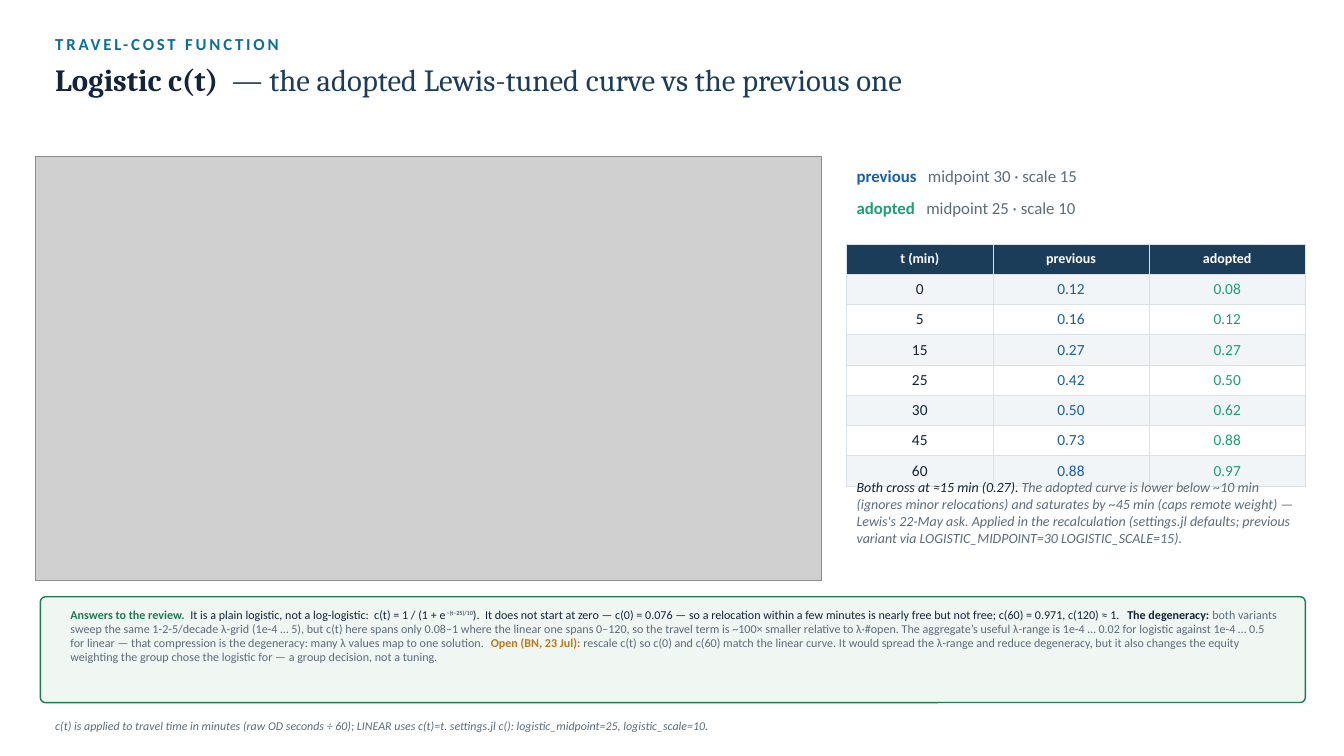
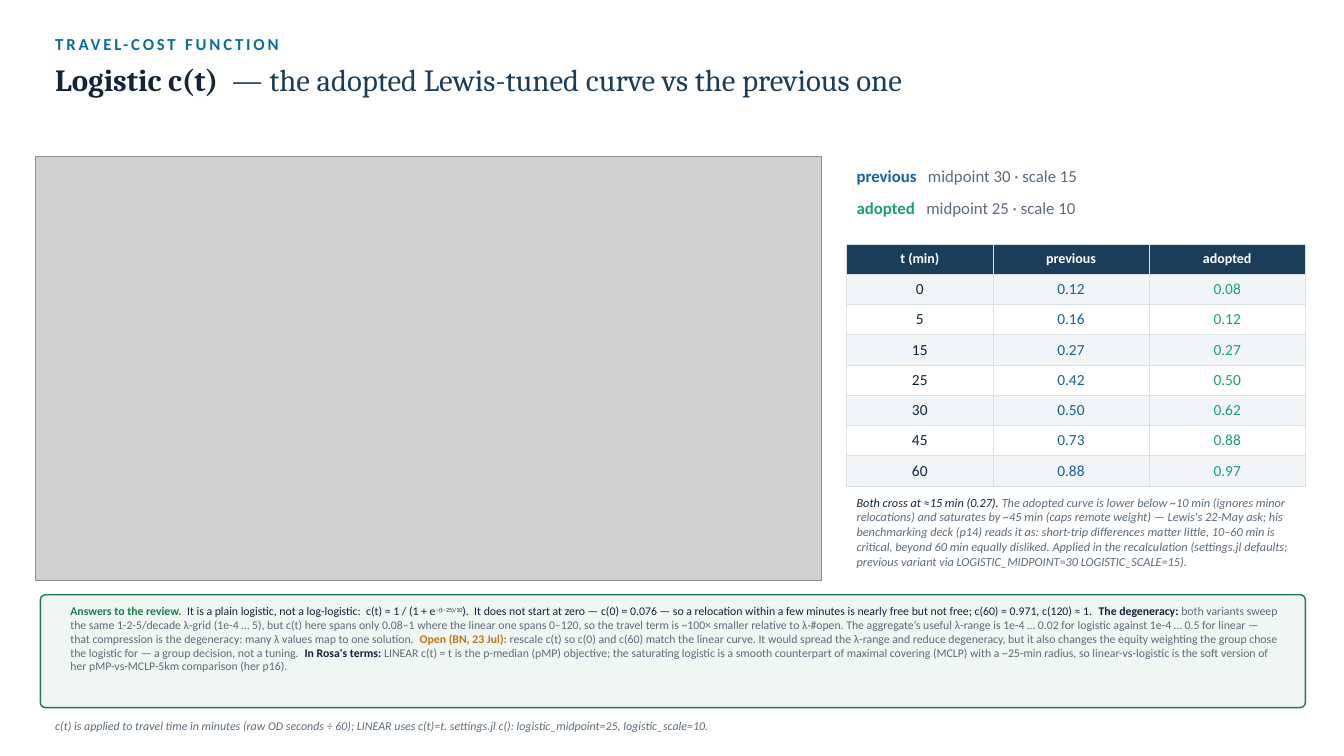
Before and after one commit to ObjectVision/NetworkModel_EU, a slide deck: slide 66 of doc/lambda_sweep5.pptx. Drawn at 1344x756 pixels with LibreOffice and Linux fonts; fonts in the diff are those of the drawing; grey boxes stand for pictures. Boxes give left, top, right and bottom in pixels: in the first picture for what was removed or moved away, otherwise in the second. Text is boxed around its words. In the diff, an @@ line names an element or a change of style, - is before the commit and + after.

```diff
--- a/doc/lambda_sweep5.pptx
+++ b/doc/lambda_sweep5.pptx
@@ text at (857, 498, 1287, 568): text changed; size 10 to 8.8 pt @@
-Both cross at ≈15 min (0.27). The adopted curve is lower below ~10 min (ignores minor relocations) and saturates by ~45 min (caps remote weight) — Lewis's 22-May ask. Applied in the recalculation (settings.jl defaults; previous variant via LOGISTIC_MIDPOINT=30 LOGISTIC_SCALE=15).
+Both cross at ≈15 min (0.27). The adopted curve is lower below ~10 min (ignores minor relocations) and saturates by ~45 min (caps remote weight) — Lewis's 22-May ask; his benchmarking deck (p14) reads it as: short-trip differences matter little, 10–60 min is critical, beyond 60 min equally disliked. Applied in the recalculation (settings.jl defaults; previous variant via LOGISTIC_MIDPOINT=30 LOGISTIC_SCALE=15).
@@ rounded rectangle: place and size @@
-rounded rectangle at (40, 597, 1306, 703)
+rounded rectangle at (40, 595, 1306, 708)
@@ rounded rectangle at (40, 595, 1306, 708): proportions changed @@
@@ text at (70, 606, 1278, 672): text changed; size 8.6 to 8.4 pt @@
-Answers to the review. It is a plain logistic, not a log-logistic: c(t) = 1 / (1 + e−(t−25)/10). It does not start at zero — c(0) = 0.076 — so a relocation within a few minutes is nearly free but not free; c(60) = 0.971, c(120) ≈ 1. The degeneracy: both variants sweep the same 1-2-5/decade λ-grid (1e-4 … 5), but c(t) here spans only 0.08–1 where the linear one spans 0–120, so the travel term is ~100× smaller relative to λ·#open. The aggregate’s useful λ-range is 1e-4 … 0.02 for logistic against 1e-4 … 0.5 for linear — that compression is the degeneracy: many λ values map to one solution. Open (BN, 23 Jul): rescale c(t) so c(0) and c(60) match the linear curve. It would spread the λ-range and reduce degeneracy, but it also changes the equity weighting the group chose the logistic for — a group decision, not a tuning.
+Answers to the review. It is a plain logistic, not a log-logistic: c(t) = 1 / (1 + e−(t−25)/10). It does not start at zero — c(0) = 0.076 — so a relocation within a few minutes is nearly free but not free; c(60) = 0.971, c(120) ≈ 1. The degeneracy: both variants sweep the same 1-2-5/decade λ-grid (1e-4 … 5), but c(t) here spans only 0.08–1 where the linear one spans 0–120, so the travel term is ~100× smaller relative to λ·#open. The aggregate’s useful λ-range is 1e-4 … 0.02 for logistic against 1e-4 … 0.5 for linear — that compression is the degeneracy: many λ values map to one solution. Open (BN, 23 Jul): rescale c(t) so c(0) and c(60) match the linear curve. It would spread the λ-range and reduce degeneracy, but it also changes the equity weighting the group chose the logistic for — a group decision, not a tuning. In Rosa's terms: LINEAR c(t) = t is the p-median (pMP) objective; the saturating logistic is a smooth counterpart of maximal covering (MCLP) with a ~25-min radius, so linear-vs-logistic is the soft version of her pMP-vs-MCLP-5km comparison (her p16).
```
Also in this commit, not shown: 12 other slides changed, 2 slides added, 1 slide removed, 5 other files.
